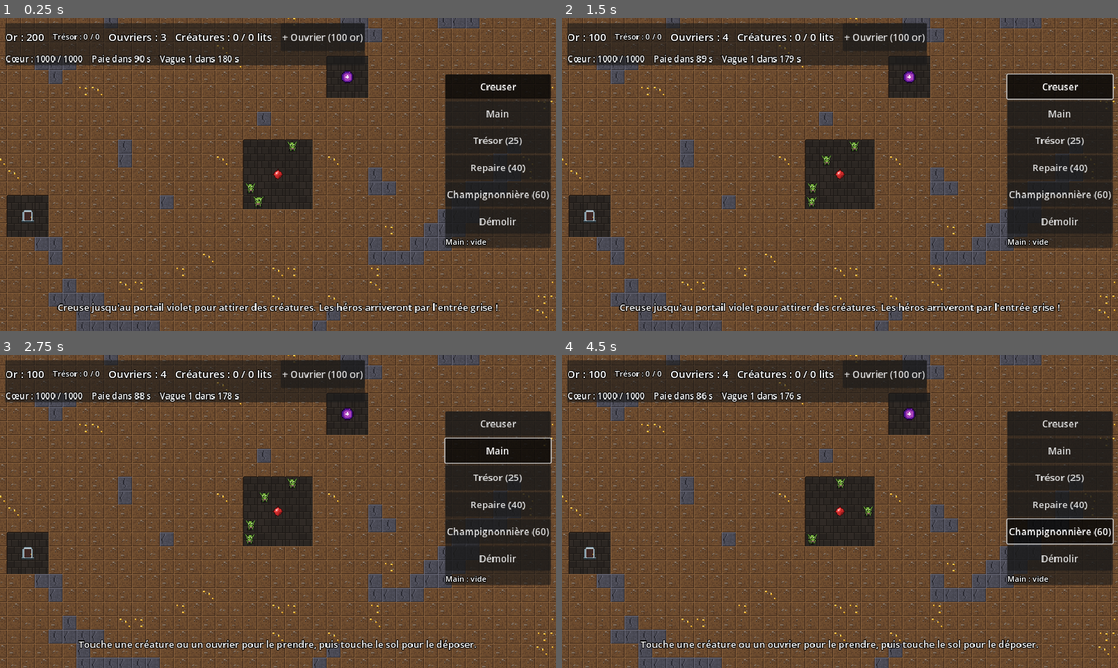
Above: before the commit, frames 1-4 (two rows, left to right).
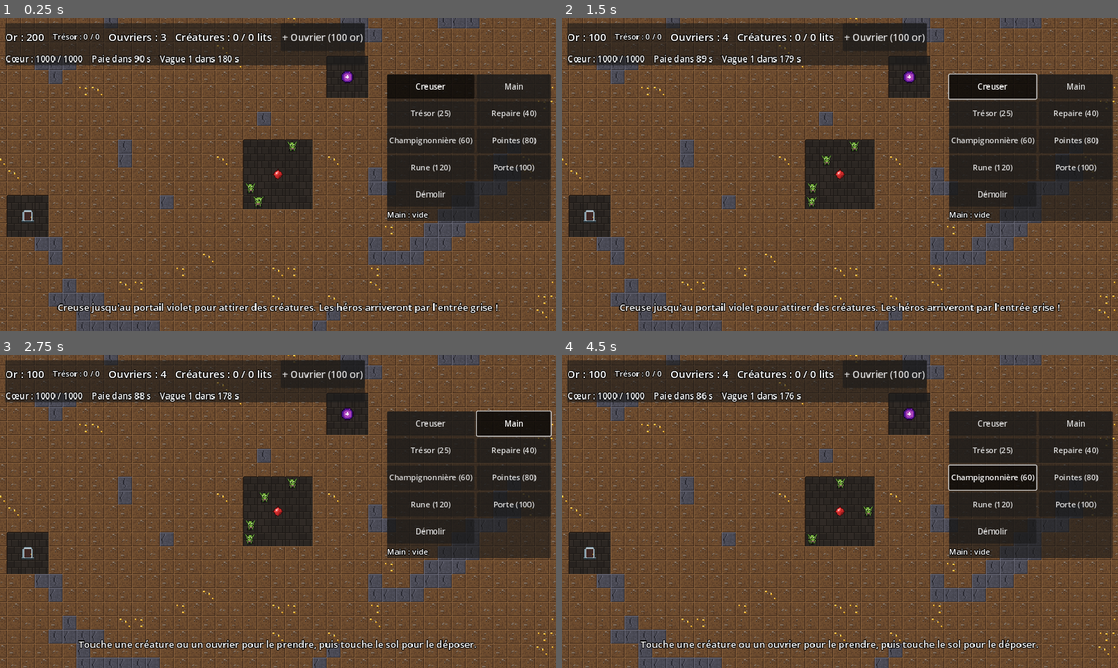
Above: after the commit, the same moments.

Repository: Malinouxi/Android
Game: Godot game, scene res://scenes/main.tscn
Same seed, same stepped clock (60 frames per second), same inputs: the game is played once before the commit and once after it.
Inputs:
- Up to frame 1 (0.25 s): no input
- Up to frame 2 (1.5 s): click "+ Ouvrier (100 or)" at 0.5 s; click "Creuser" at 1.25 s
- Up to frame 3 (2.75 s): click "Main" at 2 s
- Up to frame 4 (4.5 s): click "Trésor (25)" at 2.75 s; click "Repaire (40)" at 3.5 s; click "Champignonnière (60)" at 4.25 s

The runs differ from the first frame. In frame 1, 7.3% of the frame differs, in the area x 69-100%, y 18-74%; in frame 2, 7.5%; in frame 3, 7.5%; in frame 4, 8.2%.

Commit message:
Étape 7 : pièges et portes
- Pointes (réarmables), rune explosive, porte que les héros doivent casser
- Les héros contournent les portes si possible, sinon les frappent
- Barre d'outils sur deux colonnes, nouvelles images de défenses

Co-Authored-By: Claude Opus 5.5 <noreply@anthropic.com>
Claude-Session: https://claude.ai/code/session_014UMgZZe9Y6JFUoHq8hPeW2

Diff:
--- a/scripts/art.gd
+++ b/scripts/art.gd
@@ -37,6 +37,12 @@
 const ENTRANCE := preload("res://assets/props/entrance.png")
 const BED := preload("res://assets/props/bed.png")
 const MUSHROOM := preload("res://assets/props/mushroom.png")
+# --- Défenses ---
+const SPIKES_DOWN := preload("res://assets/props/spikes_down.png")
+const SPIKES_UP := preload("res://assets/props/spikes_up.png")
+const RUNE := preload("res://assets/props/rune.png")
+const DOOR := preload("res://assets/props/door.png")
+
 ## Tas d'or du trésor, de 1 à 5 pièces.
 const GOLD_PILES := [
 	preload("res://assets/props/gold_pile_1.png"),
--- /dev/null
+++ b/scripts/defenses.gd
@@ -0,0 +1,23 @@
+class_name Defenses
+## Le catalogue des défenses : pièges et portes, posés sur le sol des couloirs.
+## Pour ajouter une défense : un nom dans Type et une entrée dans INFO.
+
+enum Type {
+	SPIKES, ## Pointes : blessent un héros qui marche dessus, puis se réarment.
+	RUNE,   ## Rune explosive : explose au passage d'un héros, puis disparaît.
+	DOOR,   ## Porte : les héros doivent la casser, tes unités passent librement.
+}
+
+const INFO := {
+	Type.SPIKES: {"name": "Pointes", "cost": 80, "damage": 30.0, "rearm_time": 2.5},
+	Type.RUNE: {"name": "Rune", "cost": 120, "damage": 90.0, "radius": 56.0},
+	Type.DOOR: {"name": "Porte", "cost": 100, "hp": 300.0},
+}
+
+
+static func display_name(type: int) -> String:
+	return INFO[type]["name"]
+
+
+static func cost(type: int) -> int:
+	return INFO[type]["cost"]
--- a/scripts/dungeon_map.gd
+++ b/scripts/dungeon_map.gd
@@ -17,6 +17,8 @@
 signal heart_changed
 ## Émis une seule fois, quand le cœur est détruit : la partie est perdue.
 signal heart_destroyed
+## Émis quand les héros ont cassé une porte.
+signal door_destroyed(cell: Vector2i)
 
 ## Les différents types de tuiles.
 enum Tile {
@@ -44,6 +46,10 @@
 ## Pour les héros, traverser de la terre « coûte » autant que marcher 6 cases :
 ## ils préfèrent les couloirs existants, mais creusent s'il le faut.
 const HERO_DIG_WEIGHT := 6.0
+## Une porte « coûte » autant que 10 cases de marche : les héros préfèrent la contourner.
+const HERO_DOOR_WEIGHT := 10.0
+## Durée de l'effet visuel d'une explosion, en secondes.
+const EXPLOSION_TIME := 0.4
 const HEART_MAX_HP := 1000.0
 
 const MARK_COLOR := Color("ffd54a")
@@ -82,7 +88,13 @@
 ## Position de l'entrée des héros.
 var entrance_cell: Vector2i
 
+## Pièges et portes : Vector2i -> { "type": Defenses.Type, "hp", "cooldown", "flash" }.
+var defenses: Dictionary = {}
+
 var _farm_timer := 0.0
+var _trap_timer := 0.0
+## Explosions en cours d'affichage : [{ "position": Vector2, "radius", "time" }].
+var _explosions: Array = []
 
 
 func _ready() -> void:
@@ -91,6 +103,13 @@
 
 ## Les champignons poussent avec le temps.
 func _process(delta: float) -> void:
+	_update_traps(delta)
+	_update_explosions(delta)
+	_update_farms(delta)
+
+
+## Les champignons poussent avec le temps.
+func _update_farms(delta: float) -> void:
 	_farm_timer += delta
 	if _farm_timer < Rooms.FARM_GROW_TIME:
 		return
@@ -150,6 +169,8 @@
 	stored_gold.clear()
 	food.clear()
 	beds.clear()
+	defenses.clear()
+	_explosions.clear()
 	_setup_pathfinding()
 	queue_redraw()
 
@@ -351,7 +372,7 @@
 
 ## On construit seulement sur du sol creusé, et pas deux salles sur la même case.
 func can_build_room(cell: Vector2i) -> bool:
-	return get_tile(cell) == Tile.FLOOR and not rooms.has(cell)
+	return get_tile(cell) == Tile.FLOOR and not rooms.has(cell) and not defenses.has(cell)
 
 
 func count_room_tiles(type: int) -> int:
@@ -441,6 +462,103 @@
 		if not find_path(cell, heart_cell + direction).is_empty():
 			return true
 	return false
+
+
+# ---------------------------------------------------------------------------
+# Défenses : pièges et portes
+# ---------------------------------------------------------------------------
+
+## Les défenses se posent sur le sol des couloirs (pas dans les salles).
+func can_place_defense(cell: Vector2i) -> bool:
+	return get_tile(cell) == Tile.FLOOR and not rooms.has(cell) and not defenses.has(cell)
+
+
+func place_defense(cell: Vector2i, type: int) -> void:
+	defenses[cell] = {
+		"type": type,
+		"hp": Defenses.INFO[type].get("hp", 0.0),
+		"cooldown": 0.0, # Temps avant que le piège soit de nouveau prêt.
+		"flash": 0.0,    # Temps pendant lequel les pointes restent sorties.
+	}
+	if type == Defenses.Type.DOOR:
+		hero_astar.set_point_weight_scale(cell, HERO_DOOR_WEIGHT)
+	queue_redraw()
+
+
+func remove_defense(cell: Vector2i) -> void:
+	if not defenses.has(cell):
+		return
+	if defenses[cell]["type"] == Defenses.Type.DOOR:
+		hero_astar.set_point_weight_scale(cell, 1.0)
+	defenses.erase(cell)
+	queue_redraw()
+
+
+func has_door(cell: Vector2i) -> bool:
+	return defenses.has(cell) and defenses[cell]["type"] == Defenses.Type.DOOR
+
+
+## Un héros frappe une porte. À 0 point de vie, elle est détruite.
+func damage_door(cell: Vector2i, amount: float) -> void:
+	if not has_door(cell):
+		return
+	defenses[cell]["hp"] -= amount
+	queue_redraw()
+	if defenses[cell]["hp"] <= 0.0:
+		remove_defense(cell)
+		door_destroyed.emit(cell)
+
+
+## Dix fois par seconde, on regarde si un héros marche sur un piège.
+func _update_traps(delta: float) -> void:
+	for cell: Vector2i in defenses:
+		var defense: Dictionary = defenses[cell]
+		defense["cooldown"] = maxf(0.0, defense["cooldown"] - delta)
+		if defense["flash"] > 0.0:
+			defense["flash"] -= delta
+			if defense["flash"] <= 0.0:
+				queue_redraw() # Les pointes rentrent.
+
+	_trap_timer -= delta
+	if _trap_timer > 0.0:
+		return
+	_trap_timer = 0.1
+	for node in get_tree().get_nodes_in_group("heroes"):
+		var hero := node as Unit
+		var cell := world_to_cell(hero.position)
+		if not defenses.has(cell):
+			continue
+		var defense: Dictionary = defenses[cell]
+		var info: Dictionary = Defenses.INFO[defense["type"]]
+		match defense["type"]:
+			Defenses.Type.SPIKES:
+				if defense["cooldown"] <= 0.0:
+					defense["cooldown"] = info["rearm_time"]
+					defense["flash"] = 0.4
+					hero.take_damage(info["damage"])
+					queue_redraw()
+			Defenses.Type.RUNE:
+				_explode(cell, info["damage"], info["radius"])
+
+
+## La rune explose : tous les héros proches sont touchés, puis elle disparaît.
+func _explode(cell: Vector2i, explosion_damage: float, radius: float) -> void:
+	var center := cell_to_world(cell)
+	remove_defense(cell)
+	_explosions.append({"position": center, "radius": radius, "time": EXPLOSION_TIME})
+	for node in get_tree().get_nodes_in_group("heroes"):
+		var hero := node as Unit
+		if hero.position.distance_to(center) <= radius:
+			hero.take_damage(explosion_damage)
+
+
+func _update_explosions(delta: float) -> void:
+	if _explosions.is_empty():
+		return
+	for explosion in _explosions:
+		explosion["time"] -= delta
+	_explosions = _explosions.filter(func(e: Dictionary) -> bool: return e["time"] > 0.0)
+	queue_redraw()
 
 
 # ---------------------------------------------------------------------------
@@ -624,6 +742,8 @@
 						draw_texture_rect(Art.PORTAL, rect, false)
 					elif tile == Tile.ENTRANCE:
 						draw_texture_rect(Art.ENTRANCE, rect, false)
+					if defenses.has(cell):
+						_draw_defense(cell, rect)
 
 			# Plus la case a pris de coups, plus elle s'assombrit.
 			if damage.has(cell) and DIG_HITS.has(tile):
@@ -633,6 +753,29 @@
 			# Les cases marquées « à creuser » sont entourées de jaune.
 			if marked.has(cell):
 				draw_rect(rect.grow(-2), MARK_COLOR, false, 2.0)
+
+	# Les explosions par-dessus tout : un cercle orange qui grandit et s'efface.
+	for explosion in _explosions:
+		var progress: float = 1.0 - explosion["time"] / EXPLOSION_TIME
+		var color := Color(1.0, 0.55, 0.1, 0.8 * (1.0 - progress))
+		draw_circle(explosion["position"], explosion["radius"] * (0.4 + 0.6 * progress), color)
+
+
+func _draw_defense(cell: Vector2i, rect: Rect2) -> void:
+	var defense: Dictionary = defenses[cell]
+	match defense["type"]:
+		Defenses.Type.SPIKES:
+			draw_texture_rect(Art.SPIKES_UP if defense["flash"] > 0.0 else Art.SPIKES_DOWN, rect, false)
+		Defenses.Type.RUNE:
+			draw_texture_rect(Art.RUNE, rect, false)
+		Defenses.Type.DOOR:
+			draw_texture_rect(Art.DOOR, rect, false)
+			var max_hp: float = Defenses.INFO[Defenses.Type.DOOR]["hp"]
+			if defense["hp"] < max_hp:
+				var bar := Rect2(rect.position + Vector2(2, -6), Vector2(TILE_SIZE - 4, 4))
+				draw_rect(bar, Color(0, 0, 0, 0.7))
+				bar.size.x *= defense["hp"] / max_hp
+				draw_rect(bar, Color("ffa726"))
 
 
 func _draw_heart(rect: Rect2) -> void:
--- a/scripts/hero.gd
+++ b/scripts/hero.gd
@@ -16,6 +16,8 @@
 var _target: Unit = null
 var _think_timer := 0.0
 var _dig_timer := 0.0
+## Porte qui nous a bloqué le passage à cette image, ou (-1, -1).
+var _door_cell := Vector2i(-1, -1)
 
 
 ## À appeler juste après Hero.new().
@@ -62,7 +64,28 @@
 			path.clear()
 	else:
 		_march(delta)
+
+	# Une porte nous barre la route (en marchant ou en poursuivant) : on la frappe.
+	if _door_cell != Vector2i(-1, -1):
+		_attack_door(_door_cell)
+		_door_cell = Vector2i(-1, -1)
 	queue_redraw()
+
+
+## Les portes arrêtent les héros (les autres unités passent librement).
+func _is_blocked(cell: Vector2i) -> bool:
+	if map.has_door(cell):
+		_door_cell = cell
+		return true
+	return false
+
+
+func _attack_door(cell: Vector2i) -> void:
+	if _attack_cooldown > 0.0:
+		return
+	_attack_cooldown = attack_interval
+	show_strike(map.cell_to_world(cell))
+	map.damage_door(cell, attack_damage)
 
 
 func _march(delta: float) -> void:
--- a/scripts/hud.gd
+++ b/scripts/hud.gd
@@ -13,7 +13,7 @@
 signal tool_selected(tool: int)
 
 ## Ce que fait un toucher sur la carte.
-enum Tool { DIG, TREASURY, LAIR, FARM, DEMOLISH, HAND }
+enum Tool { DIG, TREASURY, LAIR, FARM, DEMOLISH, HAND, SPIKES, RUNE, DOOR }
 
 var _top_panel: PanelContainer
 var _tool_panel: PanelContainer
@@ -96,6 +96,12 @@
 	var column := VBoxContainer.new()
 	column.add_theme_constant_override("separation", 6)
 	_tool_panel.add_child(column)
+	# Une grille de 2 colonnes : tous les boutons tiennent sur l'écran.
+	var grid := GridContainer.new()
+	grid.columns = 2
+	grid.add_theme_constant_override("h_separation", 6)
+	grid.add_theme_constant_override("v_separation", 6)
+	column.add_child(grid)
 
 	# Un ButtonGroup fait qu'un seul bouton peut être enfoncé à la fois.
 	var group := ButtonGroup.new()
@@ -105,6 +111,9 @@
 		[Tool.TREASURY, _room_label(Rooms.Type.TREASURY)],
 		[Tool.LAIR, _room_label(Rooms.Type.LAIR)],
 		[Tool.FARM, _room_label(Rooms.Type.FARM)],
+		[Tool.SPIKES, _defense_label(Defenses.Type.SPIKES)],
+		[Tool.RUNE, _defense_label(Defenses.Type.RUNE)],
+		[Tool.DOOR, _defense_label(Defenses.Type.DOOR)],
 		[Tool.DEMOLISH, "Démolir"],
 	]
 	for entry in tools:
@@ -114,14 +123,14 @@
 		button.toggle_mode = true
 		button.button_group = group
 		button.button_pressed = tool == Tool.DIG
-		button.custom_minimum_size = Vector2(240, 56)
-		button.add_theme_font_size_override("font_size", 22)
+		button.custom_minimum_size = Vector2(170, 56)
+		button.add_theme_font_size_override("font_size", 18)
 		button.pressed.connect(func() -> void: tool_selected.emit(tool))
-		column.add_child(button)
+		grid.add_child(button)
 
 	# Ce que le joueur tient dans sa main.
 	_hand_label = _make_label(18)
-	_hand_label.custom_minimum_size = Vector2(240, 0)
+	_hand_label.custom_minimum_size = Vector2(346, 0)
 	_hand_label.autowrap_mode = TextServer.AUTOWRAP_WORD_SMART
 	column.add_child(_hand_label)
 	set_hand([], 0)
@@ -212,6 +221,10 @@
 			or _tool_panel.get_global_rect().has_point(screen_position)
 
 
+func _defense_label(type: int) -> String:
+	return "%s (%d)" % [Defenses.display_name(type), Defenses.cost(type)]
+
+
 func _room_label(type: int) -> String:
 	return "%s (%d)" % [Rooms.display_name(type), Rooms.cost(type)]
 
--- a/scripts/main.gd
+++ b/scripts/main.gd
@@ -35,6 +35,12 @@
 	Hud.Tool.LAIR: Rooms.Type.LAIR,
 	Hud.Tool.FARM: Rooms.Type.FARM,
 }
+## Quelle défense pose chaque outil de la barre.
+const TOOL_DEFENSES := {
+	Hud.Tool.SPIKES: Defenses.Type.SPIKES,
+	Hud.Tool.RUNE: Defenses.Type.RUNE,
+	Hud.Tool.DOOR: Defenses.Type.DOOR,
+}
 
 @onready var map: DungeonMap = $DungeonMap
 @onready var workers_root: Node2D = $Workers
@@ -72,6 +78,8 @@
 	hud.restart_pressed.connect(_on_restart_pressed)
 	map.heart_changed.connect(_on_heart_changed)
 	map.heart_destroyed.connect(_on_heart_destroyed)
+	map.door_destroyed.connect(func(_cell: Vector2i) -> void:
+		hud.show_message("Les héros ont enfoncé une porte !", 3.0))
 
 	camera.bounds = Rect2(Vector2.ZERO, map.get_pixel_size())
 	camera.position = map.cell_to_world(map.heart_cell)
@@ -311,7 +319,10 @@
 		Hud.Tool.DEMOLISH:
 			_demolish(cell)
 		_:
-			_build(cell, TOOL_ROOMS[current_tool])
+			if TOOL_ROOMS.has(current_tool):
+				_build(cell, TOOL_ROOMS[current_tool])
+			elif TOOL_DEFENSES.has(current_tool):
+				_place_defense(cell, TOOL_DEFENSES[current_tool])
 
 
 func _creature_at(world_position: Vector2) -> Creature:
@@ -373,7 +384,21 @@
 	map.build_room(cell, room_type)
 
 
+func _place_defense(cell: Vector2i, type: int) -> void:
+	if not map.can_place_defense(cell):
+		hud.show_message("Les pièges et les portes se posent sur le sol des couloirs, pas dans les salles.")
+		return
+	var cost := Defenses.cost(type)
+	if not map.spend_gold(cost):
+		hud.show_message("Pas assez d'or : %s coûte %d." % [Defenses.display_name(type), cost])
+		return
+	map.place_defense(cell, type)
+
+
 func _demolish(cell: Vector2i) -> void:
+	if map.defenses.has(cell):
+		map.remove_defense(cell)
+		return
 	if map.get_room(cell) == Rooms.Type.NONE:
 		return
 	var lost := map.remove_room(cell)
--- a/scripts/unit.gd
+++ b/scripts/unit.gd
@@ -79,10 +79,19 @@
 	return true
 
 
+## Vrai si l'unité ne peut pas entrer dans cette case. Par défaut, rien ne bloque :
+## hero.gd remplace cette fonction pour que les portes arrêtent les héros.
+func _is_blocked(_cell: Vector2i) -> bool:
+	return false
+
+
 ## Avance un peu le long du chemin. Renvoie true quand on est arrivé au bout.
+## Si la case suivante est bloquée (voir _is_blocked), on n'avance pas.
 func move_along_path(delta: float) -> bool:
 	if path.is_empty():
 		return true
+	if _is_blocked(path[0]):
+		return false
 	var next_position := map.cell_to_world(path[0])
 	if next_position.x < position.x - 0.5:
 		_facing_left = true
Binary file added: assets/props/door.png
Binary file added: assets/props/rune.png
Binary file added: assets/props/spikes_down.png
Binary file added: assets/props/spikes_up.png
